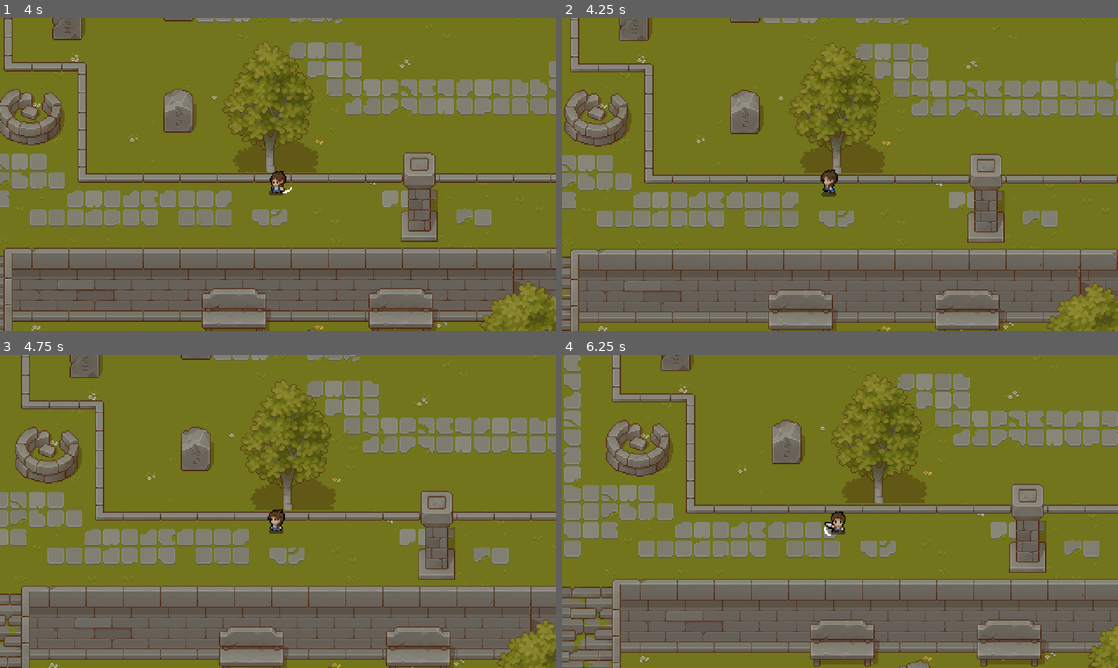
Above: before the commit, frames 1-4 (two rows, left to right).
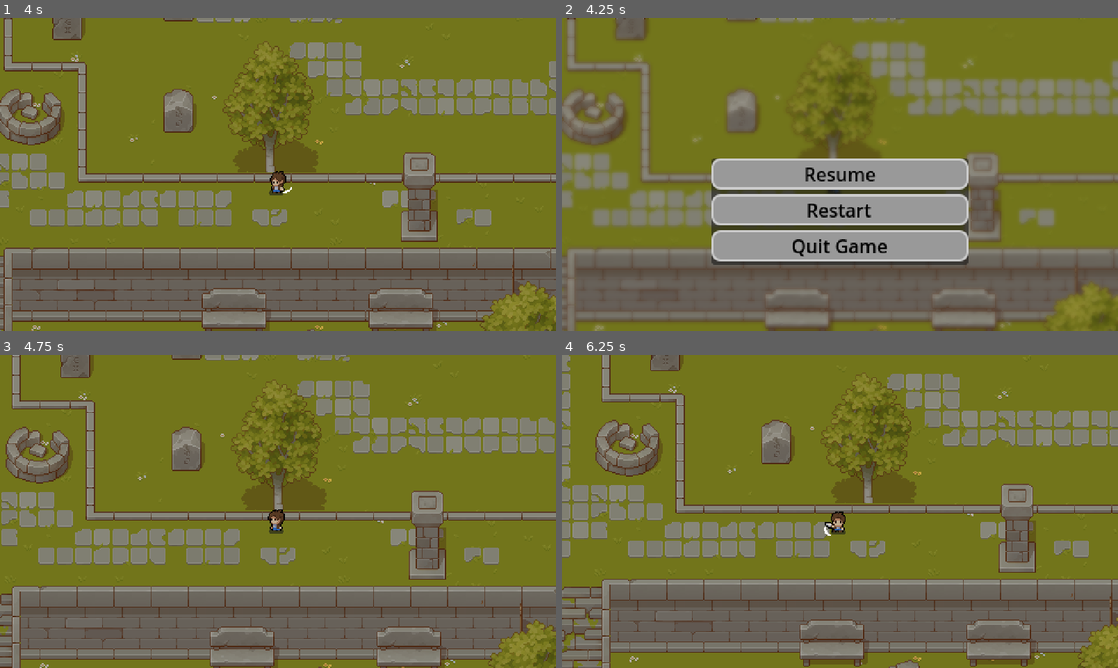
Above: after the commit, the same moments.

Repository: ruthlesscalm/dsu-gamathon-1
Game: Godot game, scene res://scenes/main.tscn
Two runs of this game, one before a commit and one after it. Both use one fixed random seed, a clock stepped at 60 frames per second and the inputs below.
Inputs (mouse positions are in pixels of both pictures, inside the frame that each line leads up to):
- Up to frame 1 (4 s): hold D (Right) 0.53-1.28 s; tap Space (attack) every 0.75 s from 0.6 to 3.6 s; hold S (down) 1.28-2.03 s; hold D (Right) 2.03-2.78 s; hold W (up) 2.78-3.53 s; hold A (Left) from 3.53 s (still down)
- Up to frame 2 (4.25 s): keep holding A (Left); tap Escape (esc, bound only after the commit) at 4.15 s
- Up to frame 3 (4.75 s): release A (Left) at 4.25 s; click (278, 511) at 4.25 s, where only the run after the commit has a clickable "Resume"
- Up to frame 4 (6.25 s): hold A (Left) 5.03-5.78 s; tap Space (attack) at 5.1, 5.85 s; hold S (down) from 5.78 s (still down)

Frame 1 is identical in both runs. In frame 2, 30% of the frame differs, in the area x 0-100%, y 0-100%; in frame 3, 17%; in frame 4, 19%.

Commit message:
Add pause menu functionality (working) and death menu scene

Diff:
--- a/project.godot
+++ b/project.godot
@@ -55,6 +55,11 @@
 , Object(InputEventKey,"resource_local_to_scene":false,"resource_name":"","device":-1,"window_id":0,"alt_pressed":false …(183 unchanged characters)…
 ]
 }
+esc={
+"deadzone": 0.2,
+"events": [Object(InputEventKey,"resource_local_to_scene":false,"resource_name":"","device":-1,"window_id":0,"alt_pressed":false,"shift_pressed":false,"ctrl_pressed":false,"meta_pressed":false,"pressed":false,"keycode":0,"physical_keycode":4194305,"key_label":0,"unicode":0,"location":0,"echo":false,"script":null)
+]
+}
 
 [rendering]
 
--- a/scenes/main.tscn
+++ b/scenes/main.tscn
@@ -7,6 +7,7 @@
 [ext_resource type="Texture2D" uid="uid://ddkhej642ukmr" path="res://Assets/tilesets/TX Props with Shadow.png" id="6_o6xl0"]
 [ext_resource type="Texture2D" uid="uid://chob2vfmnqbfx" path="res://Assets/tilesets/TX Plant with Shadow.png" id="6_tipki"]
 [ext_resource type="Texture2D" uid="uid://bw1ltjm8uuwts" path="res://Assets/tilesets/TX Plant.png" id="7_85g3d"]
+[ext_resource type="PackedScene" uid="uid://bk0nfo5btjpxm" path="res://scenes/menus/pause_menu.tscn" id="8_tipki"]
 
 [sub_resource type="TileSetAtlasSource" id="TileSetAtlasSource_sugp2"]
 resource_name = "Grass"
@@ -2165,6 +2166,10 @@
 
 [node name="Main" type="Node2D"]
 
+[node name="CanvasLayer" type="CanvasLayer" parent="."]
+
+[node name="PauseMenu" parent="CanvasLayer" instance=ExtResource("8_tipki")]
+
 [node name="Player" parent="." instance=ExtResource("1_o5qli")]
 position = Vector2(219, 15)
 
--- /dev/null
+++ b/scenes/menus/death_menu.tscn
@@ -0,0 +1,26 @@
+[gd_scene format=3 uid="uid://csncsp0wb8fkm"]
+
+[node name="Control" type="Control"]
+layout_mode = 3
+anchors_preset = 15
+anchor_right = 1.0
+anchor_bottom = 1.0
+grow_horizontal = 2
+grow_vertical = 2
+
+[node name="ColorRect" type="ColorRect" parent="."]
+layout_mode = 1
+anchors_preset = 15
+anchor_right = 1.0
+anchor_bottom = 1.0
+grow_horizontal = 2
+grow_vertical = 2
+
+[node name="Label" type="Label" parent="."]
+layout_mode = 0
+offset_left = 191.0
+offset_top = 56.0
+offset_right = 279.0
+offset_bottom = 93.0
+theme_override_colors/font_color = Color(0, 0, 0, 1)
+text = "You Died!!"
--- a/scenes/menus/pause_menu.gd
+++ b/scenes/menus/pause_menu.gd
@@ -1,21 +1,28 @@
 extends Control
+
+func _ready():
+	visible = false  # hide pause menu at start
+
+func _process(delta):
+	if Input.is_action_just_pressed("esc"):
+		if get_tree().paused:
+			resume()
+		else:
+			pause()
+
 func resume():
 	get_tree().paused = false
+	visible = false   # hide pause screen
 
 func pause():
 	get_tree().paused = true
-
-func testEsc():
-	if Input.is_action_just_pressed("esc") and !get_tree().paused:
-		pause()
-	elif Input.is_action_just_pressed("esc") and get_tree().paused:
-		resume()
+	visible = true    # show pause screen
 
 func _on_resume_pressed():
-	pass # Replace with function body.
+	resume()
 
 func _on_restart_pressed():
-	pass # Replace with function body.
+	get_tree().reload_current_scene()
 
 func _on_quit_pressed():
-	pass # Replace with function body.
+	get_tree().quit()
--- a/scenes/menus/pause_menu.tscn
+++ b/scenes/menus/pause_menu.tscn
@@ -81,6 +81,7 @@
 }
 
 [node name="PauseMenu" type="Control"]
+process_mode = 3
 layout_mode = 3
 anchors_preset = 15
 anchor_right = 1.0
Not shown: 1 places in scenes/main.tscn that only renumber resources
Not shown: 1 places in scenes/menus/pause_menu.tscn that only renumber resources
